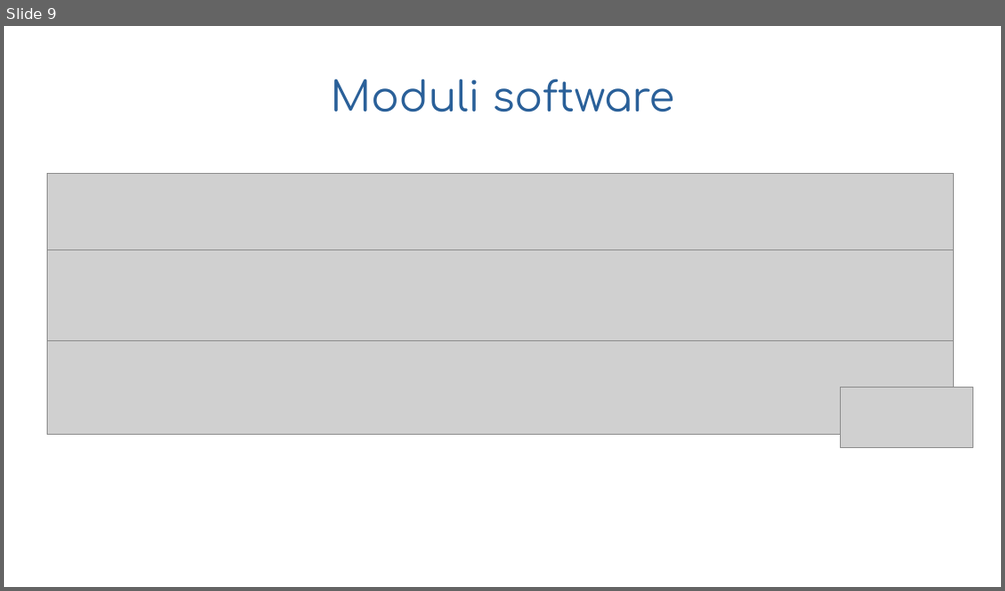
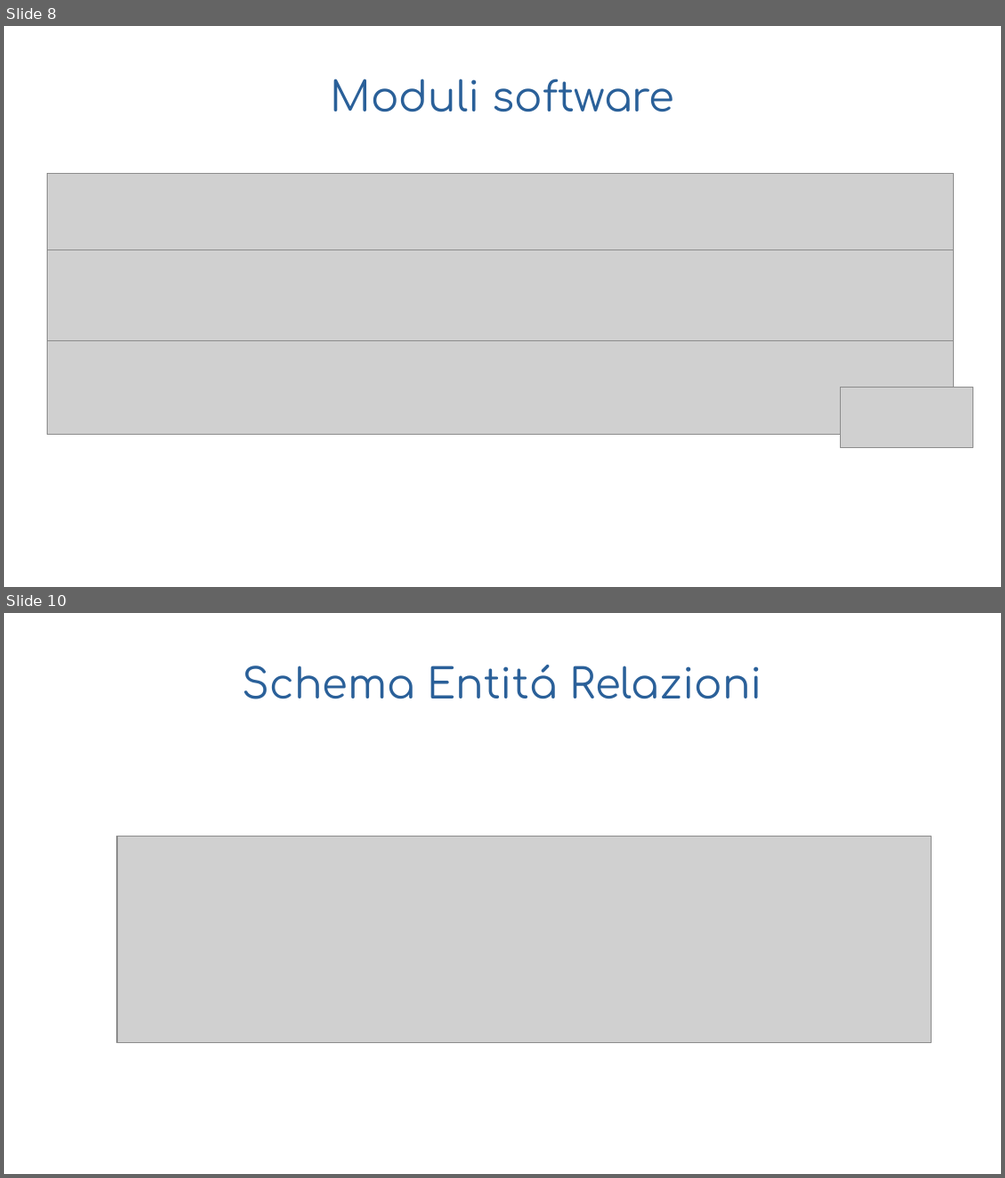
Before and after one commit to WAPEETY/media-way, a slide deck: proof_of_concept/esame_di_stato.odp. Shown one above the other, each under a label of ours: slide 9 before the commit, slides 8 and 10 after it; the slides between them are not shown. The pictures are 1005x591 and 1005x1178 pixels, drawn with LibreOffice and Linux fonts; fonts in the diff are those of the drawing; grey boxes stand for pictures; background and template pictures are left out. Boxes give left, top, right and bottom in pixels: in the first picture for what was removed or moved away, otherwise in the second. Text is boxed around its words. In the diff, an @@ line names an element or a change of style, - is before the commit and + after.

```diff
--- a/proof_of_concept/esame_di_stato.odp
+++ b/proof_of_concept/esame_di_stato.odp
@@ slide 10 added at [4,613,1001,1174], background picture (left out) @@
@@ title added at [243,665,762,699], 33 pt, text #2A6099 @@
+Schema Entitá Relazioni
@@ picture added at [117,836,931,1043] @@
@@ what was slide 9 is now slide 8 @@
```
Also in this commit, not shown: 1 other slide added, 2 other files.
